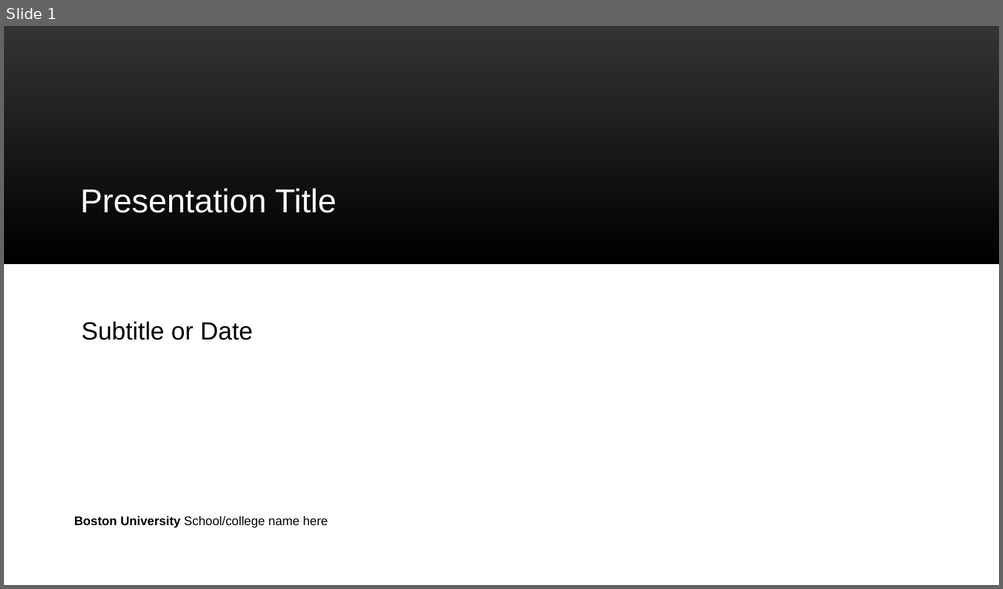
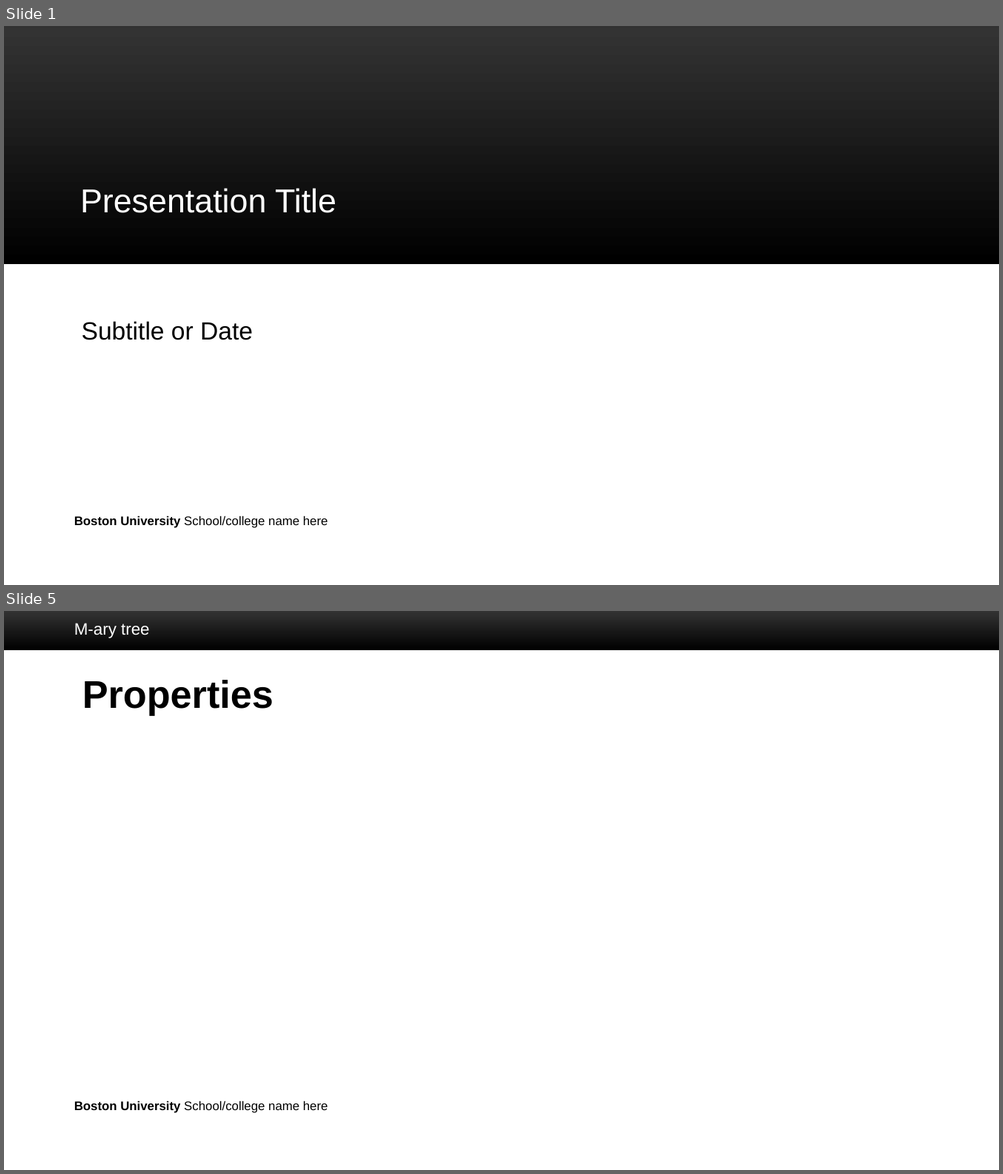
Before and after one commit to CMander02/TreeAlgorithms, a slide deck: PPT Templates/BU_PowerPoint_template_16_9.pptx. Shown one above the other, each under a label of ours: slide 1 before the commit, slides 1 and 5 after it; the slides between them are not shown. The pictures are 1003x589 and 1003x1174 pixels, drawn with LibreOffice and Linux fonts; fonts in the diff are those of the drawing; grey boxes stand for pictures; background and template pictures are left out. Boxes give left, top, right and bottom in pixels: in the first picture for what was removed or moved away, otherwise in the second. Text is boxed around its words. In the diff, an @@ line names an element or a change of style, - is before the commit and + after.

```diff
--- a/PPT Templates/BU_PowerPoint_template_16_9.pptx
+++ b/PPT Templates/BU_PowerPoint_template_16_9.pptx
@@ slide 5 added at (4, 611, 999, 1170), background #FFFFFF; not listed: 2 template elements that a slide beside it also shows @@
@@ text added at (74, 623, 150, 638), 12 pt, text #FFFFFF @@
+M-ary tree
@@ title added at (82, 680, 273, 716), 28 pt, text #000000, bold @@
+Properties
```
Also in this commit, not shown: 13 other slides added, 1 slide removed, 25 other files.
